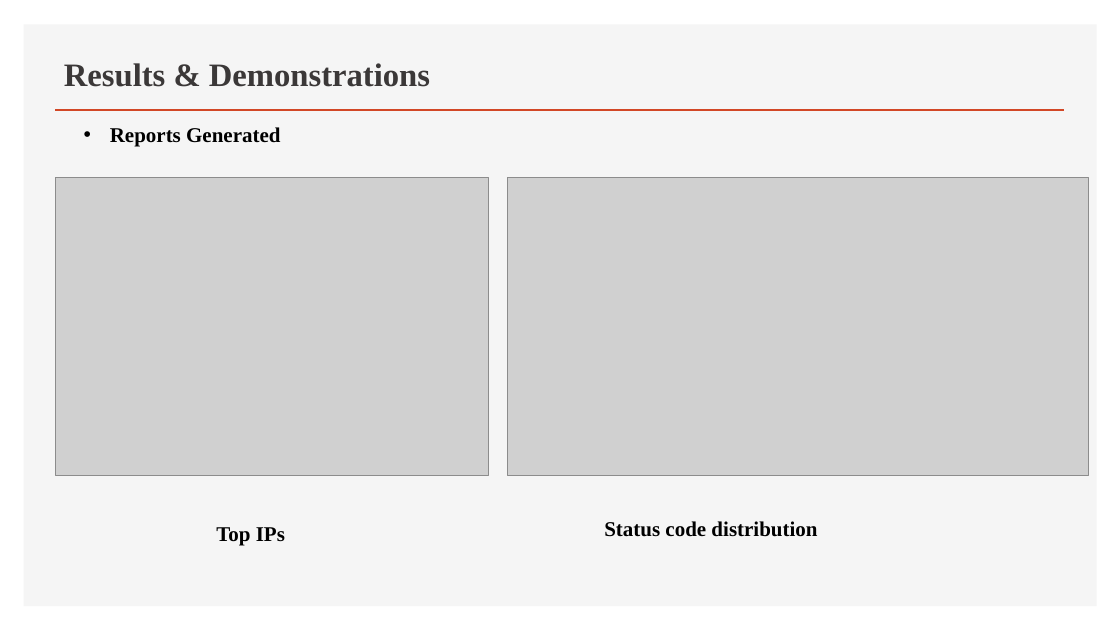
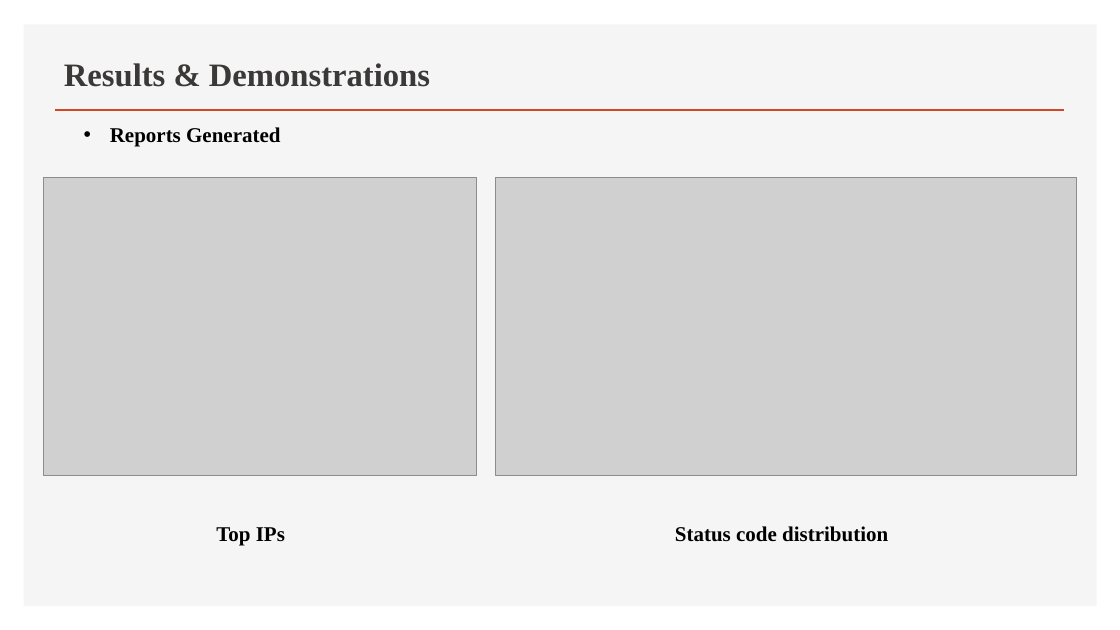
Before and after one commit to chandu664/Log-File-Analysis-Reporting-System-, a slide deck: slide 12 of Log File AnalysisReporting System_ppt.pptx (slide 11 before the commit). Drawn at 1120x630 pixels with LibreOffice and Linux fonts; fonts in the diff are those of the drawing; grey boxes stand for pictures. Boxes give left, top, right and bottom in pixels: in the first picture for what was removed or moved away, otherwise in the second. Text is boxed around its words. In the diff, an @@ line names an element or a change of style, - is before the commit and + after.

```diff
--- a/Log File AnalysisReporting System_ppt.pptx
+++ b/Log File AnalysisReporting System_ppt.pptx
@@ picture: place and size @@
-picture at (55, 178, 488, 476)
+picture at (44, 178, 476, 476)
@@ picture: place and size @@
-picture at (507, 178, 1089, 476)
+picture at (496, 178, 1077, 476)
@@ text "Status code distribution": place and size @@
-text "Status code distribution" at (604, 521, 817, 537)
+text "Status code distribution" at (675, 526, 888, 542)
```
Also in this commit, not shown: 2 other slides changed, 1 slide added, 12 other files.
